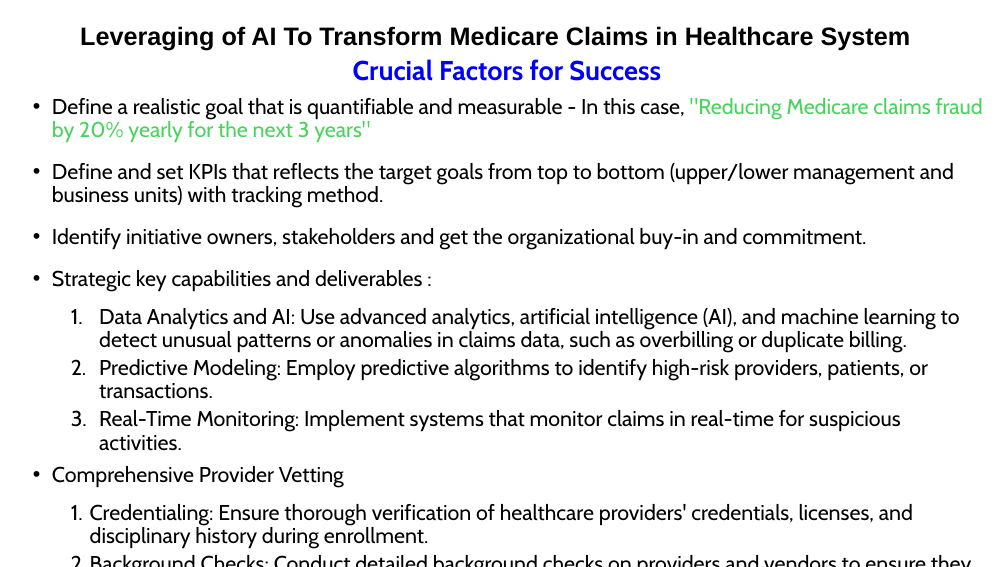
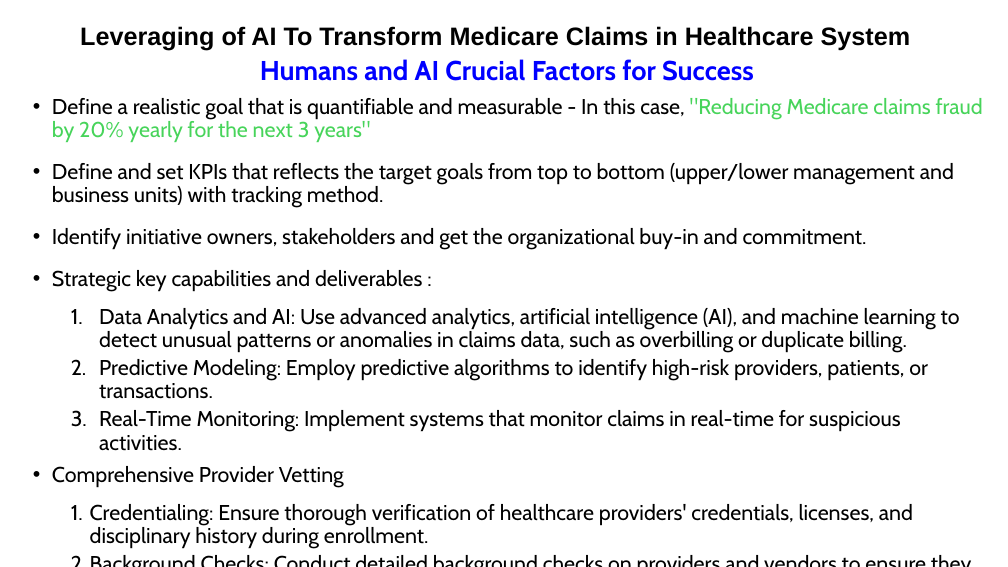
Before and after one commit to Francodo/Leveraging-of-AI-To-Transform-Medicare-Claim-Process-in-Healthcare, a slide deck: slide 10 of Leveraging AI Strategies and Business Applications.pptx. Drawn at 1008x567 pixels with LibreOffice and Linux fonts; fonts in the diff are those of the drawing. Boxes give left, top, right and bottom in pixels: in the first picture for what was removed or moved away, otherwise in the second. Text is boxed around its words. In the diff, an @@ line names an element or a change of style, - is before the commit and + after.

```diff
--- a/Leveraging AI Strategies and Business Applications.pptx
+++ b/Leveraging AI Strategies and Business Applications.pptx
@@ text at bbox=[260, 59, 754, 81]: text changed @@
-Crucial Factors for Success
+Humans and AI Crucial Factors for Success
```
Also in this commit, not shown: 6 other slides changed.
